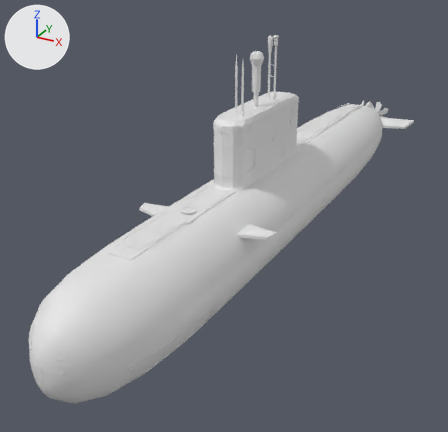
An edit to the glTF model src/main/resources/combinedassault_packs/combinedassault/assets/combinedassault/models/ships/kilo/kilo.glb, drawn before and after from the same camera.
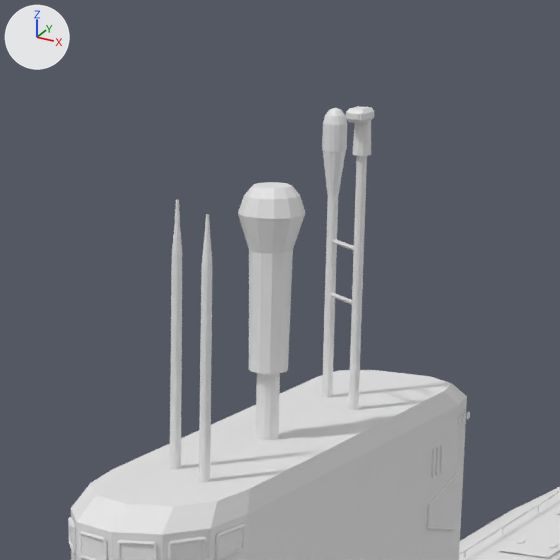
The first picture shows the older version from a 50 mm camera at (25.0, -58.4, 24.4) aimed at (-4.0, -5.7, -1.9). The close-ups show the older and then the newer version on the part from 44% to 71% of the width and 3% to 31% of the height of that picture. Only the edits that show in the close-ups are written down. Arrows for +X, +Y and +Z are at upper left; the lights stay in place. Objects named as collision shapes, trigger or cutter boxes, shadow casters or lower levels of detail are left out. Where no turn or scale is listed for an object, it has been applied to the vertices.

Objects in the first close-up: '02_HULL_midbody_mesh', '04_UPPER_DECK_mesh', '05_SAIL_mesh', '06_SAIL_fixtures_mesh', '08_MAST_forward_P_mesh', '08_MAST_forward_S_mesh', '09_MAST_large_sensor_mesh', '10_MAST_periscope_mesh', '11_MAST_capped_sensor_mesh', '23_DECK_fittings_mesh' and 1 more.
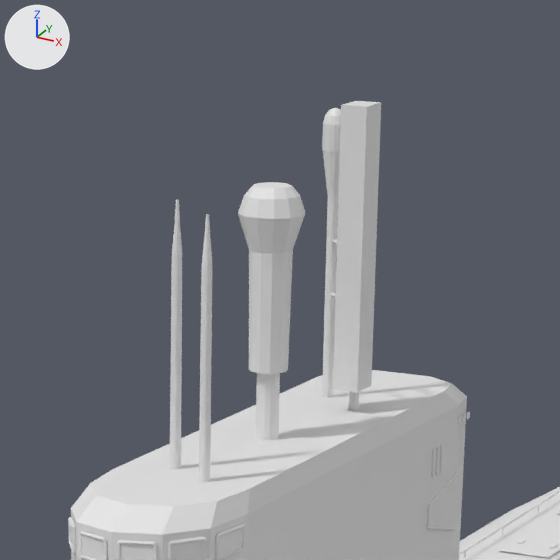
The edits, one by one:
Mesh me_hit_opti_periscope is new.
It is a box spanning x 0.2..0.76, y -4.1..-3.4, z 11.0..16.7.
Object 'hit_opti_periscope' (ob_hit_opti_periscope) is new; it shows me_hit_opti_periscope.
Its location is (0.0, 0.0, 0.0).

Location of each change, (x1, y1, x2, y2) in pixels of the close-ups (560 x 560 px):
'hit_opti_periscope', added: after (333, 101, 381, 392)
'10_MAST_periscope_mesh', unchanged, covered by the edit: before (346, 106, 374, 410); after (349, 391, 359, 410)
